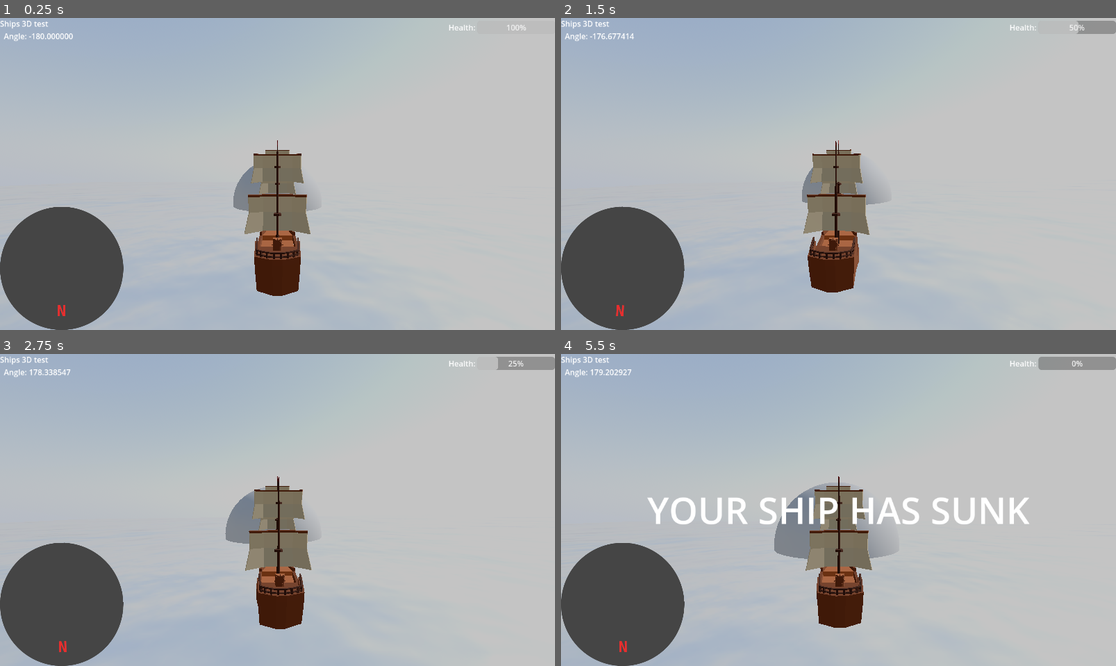
Above: before the commit, frames 1-4 (two rows, left to right).
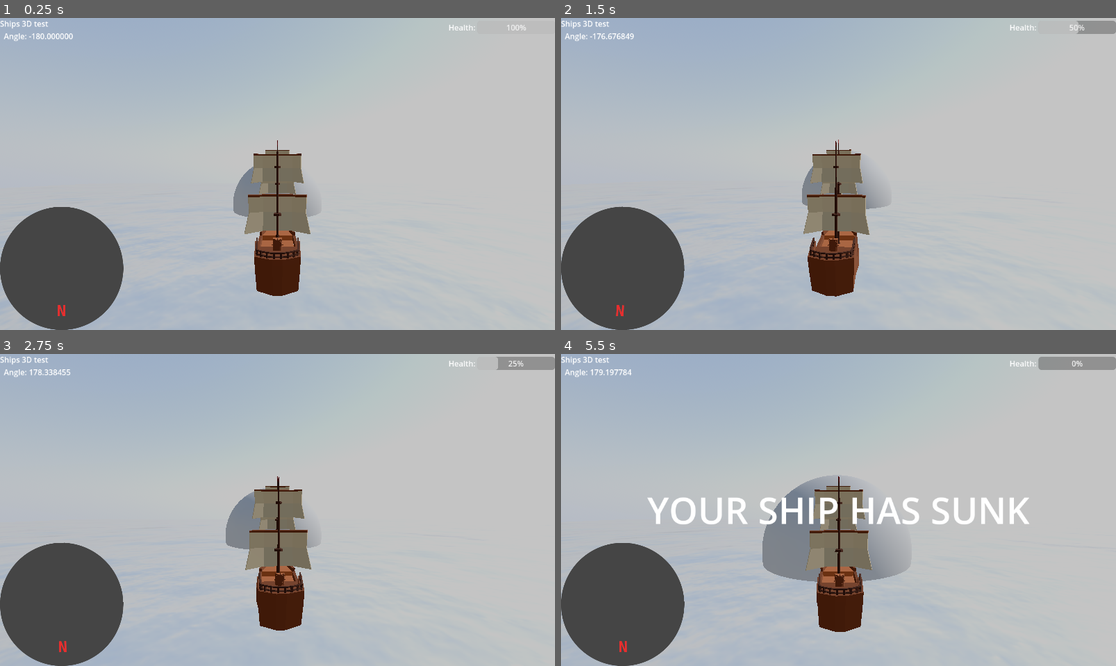
Above: after the commit, the same moments.

Repository: jacekjarosz55/ships-3d
Game: Godot game, scene res://world.tscn
Same seed, same stepped clock (60 frames per second), same inputs: the game is played once before the commit and once after it.
Inputs (mouse positions are in pixels of both pictures, inside the frame that each line leads up to):
- Up to frame 1 (0.25 s): no input
- Up to frame 2 (1.5 s): tap Enter (ui_accept) at 0.5, 0.77 s; move the mouse to (866, 174) at 0.52 s; hold W (forward) from 0.53 s (still down); move the mouse to (810, 174) at 1.27 s
- Up to frame 3 (2.75 s): keep holding W (forward); tap Enter (ui_accept) at 1.52 s; move the mouse to (288, 503) at 2.02 s
- Up to frame 4 (5.5 s): keep holding W (forward); move the mouse to (832, 516) at 2.77 s; tap Enter (ui_accept) at 3.02, 3.77, 4.52 s; move the mouse to (877, 513) at 3.52 s; move the mouse to (794, 506) at 4.27 s; move the mouse to (844, 510) at 5.02 s

The runs differ from the first frame. In frame 1, less than 0.1% of the frame differs, in the area x 42-57%, y 47-64%; in frame 2, 0.4%; in frame 3, 0.5%; in frame 4, 1.8%, in the area x 8-63%, y 4-90%.

Commit message:
full camera rotation

Diff:
--- a/main_camera_3d.gd
+++ b/main_camera_3d.gd
@@ -1,10 +1,9 @@
 extends Node3D
 
+@export
+var SENSITIVITY = 0.001
 @onready
-var player = $"..";
-
-@export
-var SENSITIVITY = 0.001;
+var rotation_helper = $RotationHelper
 
 func _ready() -> void:
 	Input.mouse_mode = Input.MOUSE_MODE_CAPTURED
@@ -12,4 +11,5 @@
 
 func _input(event: InputEvent) -> void:
 	if event is InputEventMouseMotion:
-		rotate_y(event.relative.x * -SENSITIVITY);
+		global_rotate(Vector3.UP, event.relative.x * -SENSITIVITY)
+		rotation_helper.rotate_x(event.relative.y * SENSITIVITY)
--- a/player_ship.tscn
+++ b/player_ship.tscn
@@ -3,19 +3,21 @@
 [ext_resource type="Script" uid="uid://c6xbdpytqxnm" path="res://player_ship.gd" id="1_gbmm3"]
 [ext_resource type="ArrayMesh" uid="uid://caqkav1sbb5o4" path="res://Ships by @Quaternius/OBJ/Sail ship.obj" id="2_7vdj4"]
 
-[sub_resource type="BoxShape3D" id="BoxShape3D_gbmm3"]
-size = Vector3(1, 5.9964, 0.48202)
+[sub_resource type="CapsuleShape3D" id="CapsuleShape3D_gbmm3"]
 
 [sub_resource type="ConvexPolygonShape3D" id="ConvexPolygonShape3D_gbmm3"]
 points = PackedVector3Array(0.417421, 3.48043, 0.280798, -0.177887, -0.0490459, -1.22838, -0.0882464, 0.748351, 3.8215, …(870 unchanged characters)…
 
 [node name="PlayerShip" type="RigidBody3D"]
+inertia = Vector3(1, 0, 1)
+can_sleep = false
 script = ExtResource("1_gbmm3")
 metadata/_custom_type_script = "uid://cgeixdbsiliy5"
 
 [node name="FloaterShape3D" type="CollisionShape3D" parent="."]
 transform = Transform3D(1, 0, 0, 0, -4.37114e-08, -1, 0, 1, -4.37114e-08, 0, 0.84749, 0.432388)
-shape = SubResource("BoxShape3D_gbmm3")
+shape = SubResource("CapsuleShape3D_gbmm3")
+debug_color = Color(0.822113, 0.254633, 0.771594, 0.42)
 
 [node name="ShipMesh" type="MeshInstance3D" parent="."]
 transform = Transform3D(1, 0, 0, 0, 1, 0, 0, 0, 1, 0, 0.513855, 0)
--- a/sea.tscn
+++ b/sea.tscn
@@ -1,27 +1,6 @@
-[gd_scene load_steps=7 format=3 uid="uid://cst3man2cc2uj"]
+[gd_scene load_steps=3 format=3 uid="uid://cst3man2cc2uj"]
 
 [ext_resource type="Script" uid="uid://bquks5wj8s7yd" path="res://addons/floatable_body/fluid_area_3d.gd" id="1_xwcm7"]
-
-[sub_resource type="FastNoiseLite" id="FastNoiseLite_xwcm7"]
-
-[sub_resource type="NoiseTexture2D" id="NoiseTexture2D_cd1ay"]
-width = 1024
-height = 1024
-in_3d_space = true
-seamless = true
-as_normal_map = true
-noise = SubResource("FastNoiseLite_xwcm7")
-
-[sub_resource type="StandardMaterial3D" id="StandardMaterial3D_xwcm7"]
-metallic = 1.0
-metallic_specular = 1.0
-roughness = 0.0
-normal_enabled = true
-normal_texture = SubResource("NoiseTexture2D_cd1ay")
-
-[sub_resource type="PlaneMesh" id="PlaneMesh_dwbse"]
-material = SubResource("StandardMaterial3D_xwcm7")
-size = Vector2(128, 128)
 
 [sub_resource type="WorldBoundaryShape3D" id="WorldBoundaryShape3D_tlwt5"]
 
@@ -30,9 +9,5 @@
 density = 0.3
 metadata/_custom_type_script = "uid://bquks5wj8s7yd"
 
-[node name="MeshInstance3D" type="MeshInstance3D" parent="."]
-transform = Transform3D(1, 0, 0, 0, 1, 0, 0, 0, 1, 0, -0.25, 0)
-mesh = SubResource("PlaneMesh_dwbse")
-
 [node name="CollisionShape3D" type="CollisionShape3D" parent="."]
 shape = SubResource("WorldBoundaryShape3D_tlwt5")
--- a/world.tscn
+++ b/world.tscn
@@ -9,6 +9,31 @@
 [sub_resource type="SphereMesh" id="SphereMesh_aqk2v"]
 
 [sub_resource type="SphereShape3D" id="SphereShape3D_036b0"]
+
+[sub_resource type="FastNoiseLite" id="FastNoiseLite_xwcm7"]
+fractal_octaves = 8
+
+[sub_resource type="NoiseTexture2D" id="NoiseTexture2D_036b0"]
+width = 1024
+height = 1024
+in_3d_space = true
+seamless = true
+as_normal_map = true
+noise = SubResource("FastNoiseLite_xwcm7")
+
+[sub_resource type="StandardMaterial3D" id="StandardMaterial3D_xwcm7"]
+metallic = 1.0
+metallic_specular = 1.0
+roughness = 0.0
+normal_enabled = true
+normal_texture = SubResource("NoiseTexture2D_036b0")
+uv1_scale = Vector3(0.01, 0.01, 0.01)
+uv1_triplanar = true
+uv1_world_triplanar = true
+
+[sub_resource type="PlaneMesh" id="PlaneMesh_dwbse"]
+material = SubResource("StandardMaterial3D_xwcm7")
+size = Vector2(128, 128)
 
 [sub_resource type="PhysicalSkyMaterial" id="PhysicalSkyMaterial_tlwt5"]
 rayleigh_color = Color(0.194162, 0.273203, 0.98472, 1)
@@ -49,13 +74,20 @@
 
 [node name="FluidArea3D" parent="." instance=ExtResource("2_tlwt5")]
 
+[node name="SeaSurface" type="MeshInstance3D" parent="."]
+transform = Transform3D(1, 0, 0, 0, 1, 0, 0, 0, 1, 0, -0.639302, 0)
+mesh = SubResource("PlaneMesh_dwbse")
+skeleton = NodePath("../PlayerShip")
+
 [node name="PlayerShip" parent="." instance=ExtResource("3_aqk2v")]
 transform = Transform3D(1, 0, 0, 0, 1, 0, 0, 0, 1, 0, -0.389302, 0)
 
 [node name="CameraController" type="Node3D" parent="PlayerShip"]
 script = ExtResource("1_aqk2v")
 
-[node name="MainCamera3D" type="Camera3D" parent="PlayerShip/CameraController"]
+[node name="RotationHelper" type="Node3D" parent="PlayerShip/CameraController"]
+
+[node name="MainCamera3D" type="Camera3D" parent="PlayerShip/CameraController/RotationHelper"]
 transform = Transform3D(-1, 0, -8.74228e-08, 0, 1, 0, 8.74228e-08, 0, -1, 0, 3.23998, -6.1387)
 current = true
 
Not shown: 1 places in world.tscn that only renumber resources
